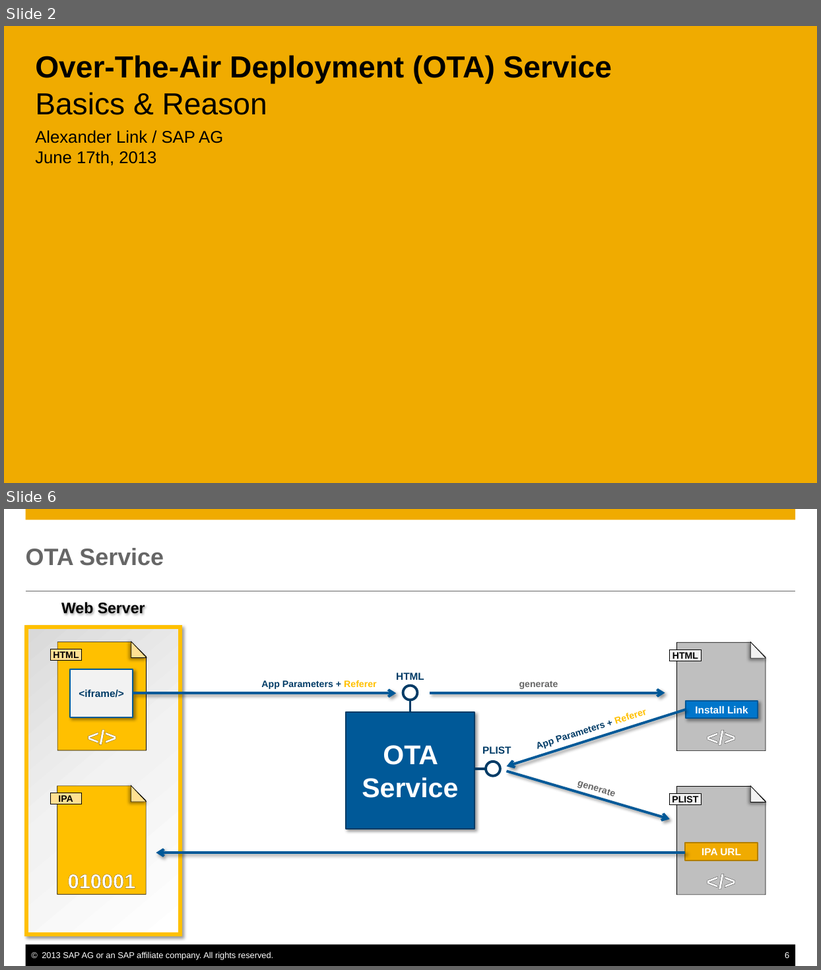
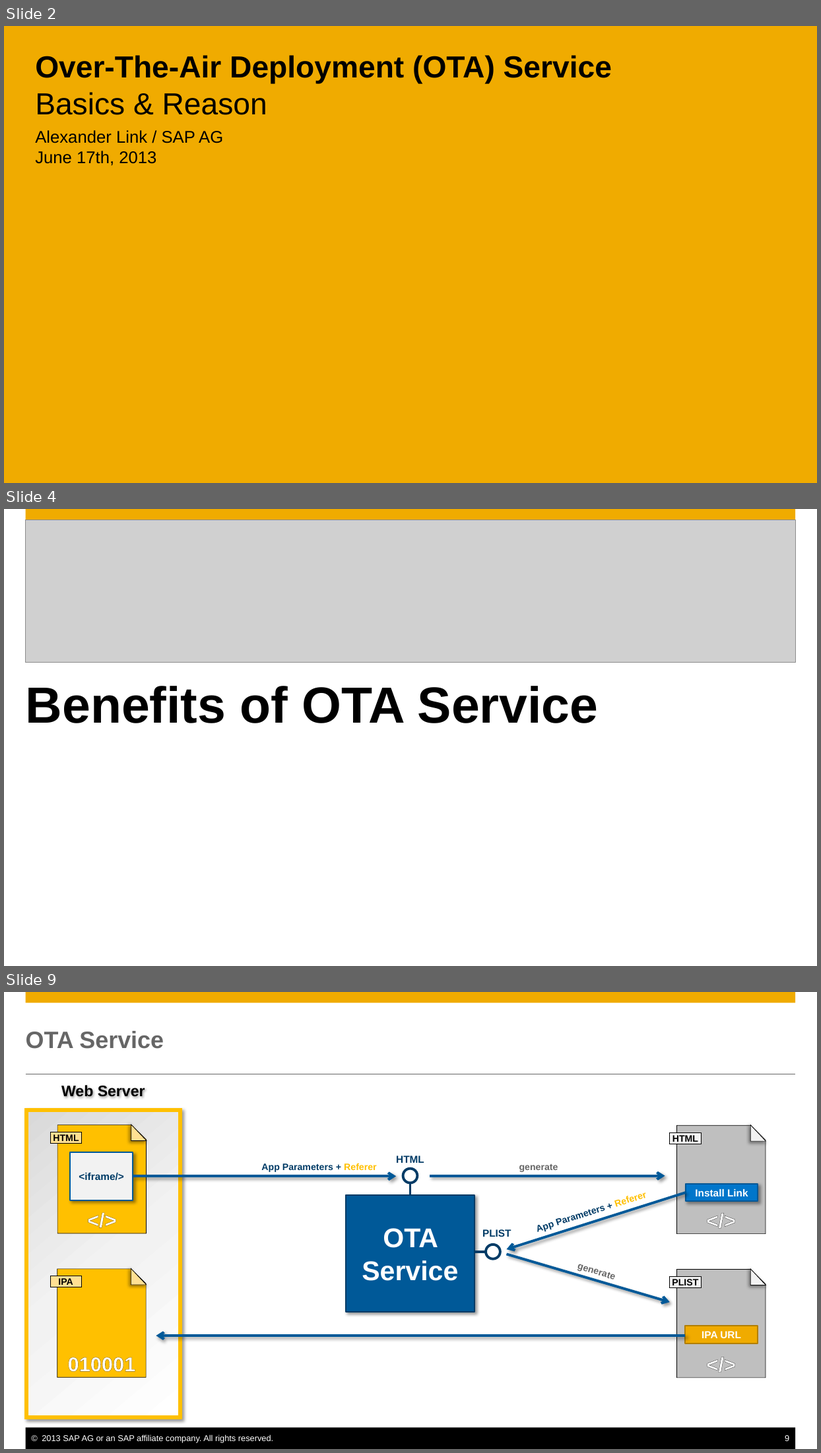
Before and after one commit to marcusholl/OTAService, a slide deck: docs/OTAService.pptx. Shown one above the other, each under a label of ours: slides 2 and 6 before the commit, slides 2, 4 and 9 after it; the slides between them are not shown. The pictures are 821x970 and 821x1453 pixels, drawn with LibreOffice and Linux fonts; fonts in the diff are those of the drawing; grey boxes stand for pictures; background and template pictures are left out. Boxes give left, top, right and bottom in pixels: in the first picture for what was removed or moved away, otherwise in the second. Text is boxed around its words. In the diff, an @@ line names an element or a change of style, - is before the commit and + after.

```diff
--- a/docs/OTAService.pptx
+++ b/docs/OTAService.pptx
@@ slide 4 added at box(4, 509, 817, 966), background #FFFFFF; not listed: 1 template element that a slide beside it also shows @@
@@ picture added at box(25, 520, 795, 663) @@
@@ title added at box(26, 686, 599, 723), 60 pt, text #000000, bold @@
+Benefits of OTA Service
@@ what was slide 6 is now slide 9 @@
@@ page number at box(785, 1436, 789, 1441): text changed @@
-6
+9
```
Also in this commit, not shown: 3 slides changed, 3 other slides added, 1 slide removed.
